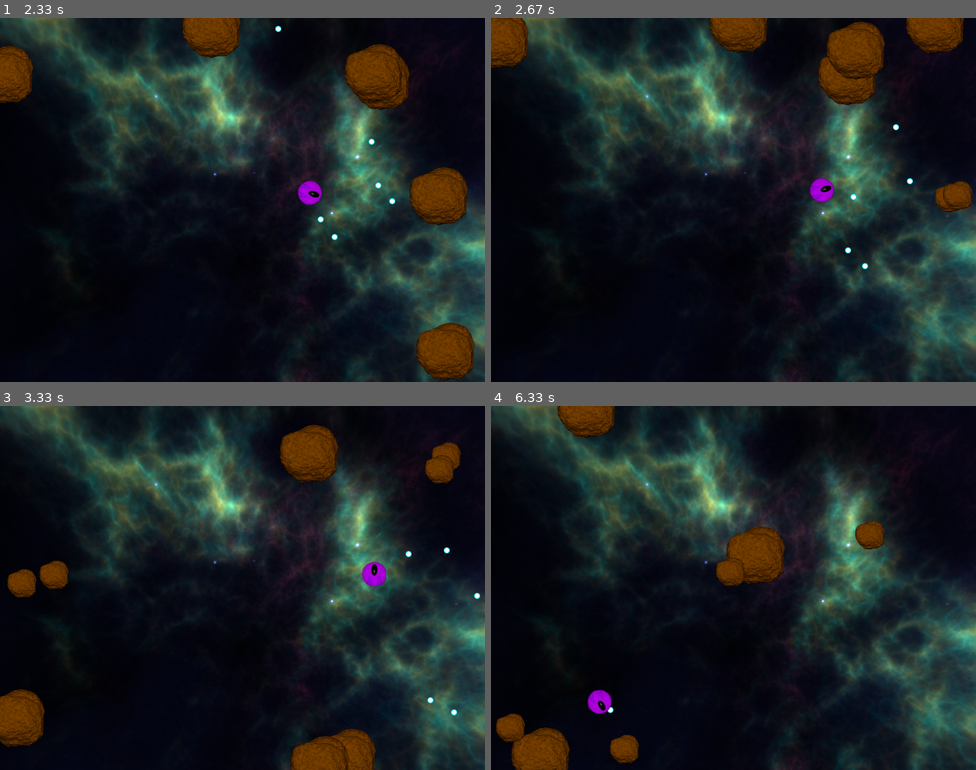
Above: before the commit, frames 1-4 (two rows, left to right).
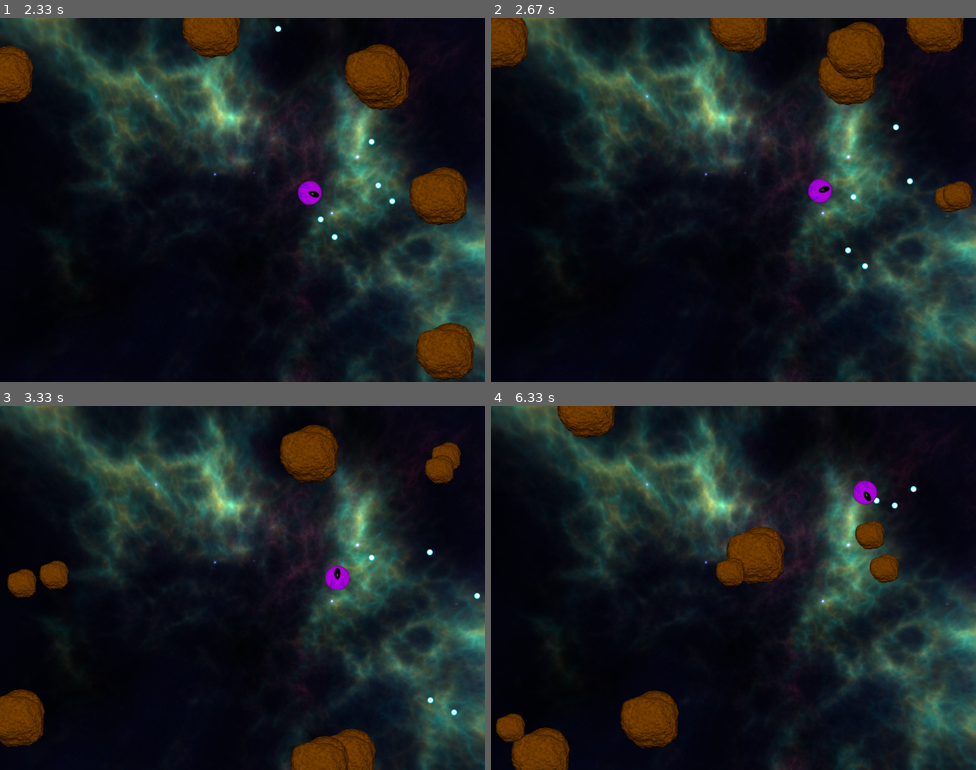
Above: after the commit, the same moments.

Repository: k12-jowhite/MyRealPython
Game: pygame game, started from awesome_pygame_project/Space_Rocks/__main__.py
The game is run twice, just before and just after one commit, with the same random seed, the same clock (stepped at 60 frames per second) and the same inputs.
Inputs:
- Up to frame 1 (2.33 s): tap Space at 0.33, 0.73, 1.03, 1.23, 1.57, 1.87, 2.07 s; hold Right 0.67-1.13 s; hold Up 1.17-1.47 s; hold Right 1.5-1.97 s; hold Left from 2 s (still down)
- Up to frame 2 (2.67 s): tap Space at 2.37, 2.63 s; release Left at 2.53 s; hold Down from 2.57 s (still down)
- Up to frame 3 (3.33 s): release Down at 2.87 s; hold Left 2.9-3.3 s; tap Space at 2.97, 3.27 s
- Up to frame 4 (6.33 s): hold Up 3.33-3.7 s; tap Space at 3.4, 3.8, 4.1, 4.47, 4.87, 5.17, 5.37, 5.67, 5.87, 6.2 s; hold Right 3.73-4.37 s; hold Down 4.4-4.77 s; hold Left 4.8-5.27 s; hold Right 5.3-5.77 s; hold Up 5.8-6.1 s; hold Right from 6.13 s (still down)

Frame 1 is identical in both runs. In frame 2, 0.1% of the frame differs, in the area x 65-71%, y 43-51%; in frame 3, 0.6%; in frame 4, 2.8%, in the area x 19-88%, y 20-99%.

Commit message:
Add ship.decelerate

Diff:
--- a/awesome_pygame_project/Space_Rocks/game.py
+++ b/awesome_pygame_project/Space_Rocks/game.py
@@ -62,6 +62,8 @@
                 self.spaceship.rotate(clockwise=False)
             if is_key_pressed[pygame.K_UP] :
                 self.spaceship.accelerate()
+            if is_key_pressed[pygame.K_DOWN] :
+                self.spaceship.decelerate()
 
     def _process_game_logic(self) :
         for game_object in self._get_game_objects() :
--- a/awesome_pygame_project/Space_Rocks/models.py
+++ b/awesome_pygame_project/Space_Rocks/models.py
@@ -26,6 +26,8 @@
 class Spaceship(GameObject) :
     MANEUVERABILITY = 3
     ACCELERATION = 0.1
+    MIN_SPEED = 0
+    MAX_SPEED = 3
     BULLET_SPEED = 3
     SHIELD_MAX = 10
     def __init__(self, position, create_bullet_callback) :
@@ -50,6 +52,20 @@
 
     def accelerate(self) :
         self.velocity += self.direction * self.ACCELERATION
+
+    def decelerate(self) :
+        if not self.velocity == (0, 0) :
+            sign = 1 if self.velocity.x >= 0 else -1
+            dec_factor = (abs(self.velocity.x) / 10) * sign
+            self.velocity.x = 0 if self.velocity.x == 0 else (
+                self.velocity.x - dec_factor
+            )
+            sign = 1 if self.velocity.y >= 0 else -1
+            dec_factor = (abs(self.velocity.y) / 10) * sign
+            self.velocity.y = 0 if self.velocity.y == 0 else (
+                self.velocity.y - dec_factor
+            )
+        print(self.velocity)
 
     def shoot(self) :
         bullet_velocity = self.direction * self.BULLET_SPEED + self.velocity
@@ -86,9 +102,11 @@
 
     def reflect(self, ship_vector) :
         print(ship_vector)
+        curr_angle = ship_vector.angle_to(UP)
+        print(curr_angle)
         if self.size > 1 :
             for a in range(2) :
-                new_angle = (-2, 0) if a % 2 else (0, 2)
+                new_angle = (-1, 0) if a % 2 else (1, 0)
                 asteroid = Asteroid(
                     self.position,
                     self.create_asteroid_callback,
